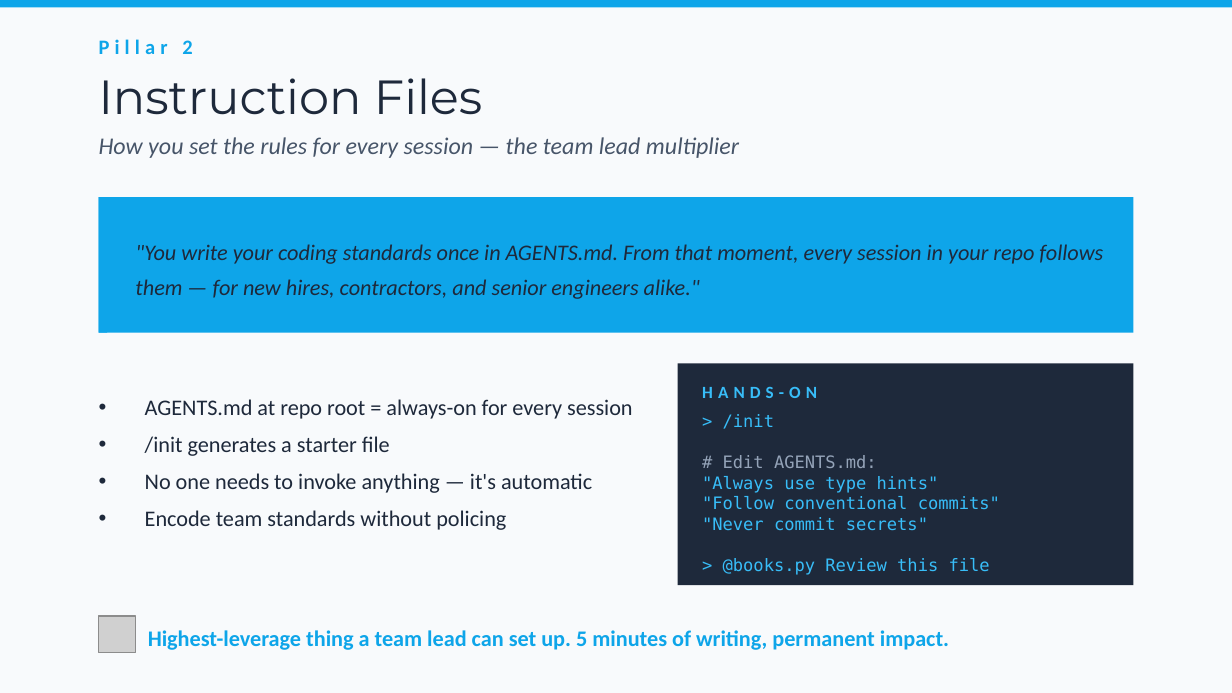
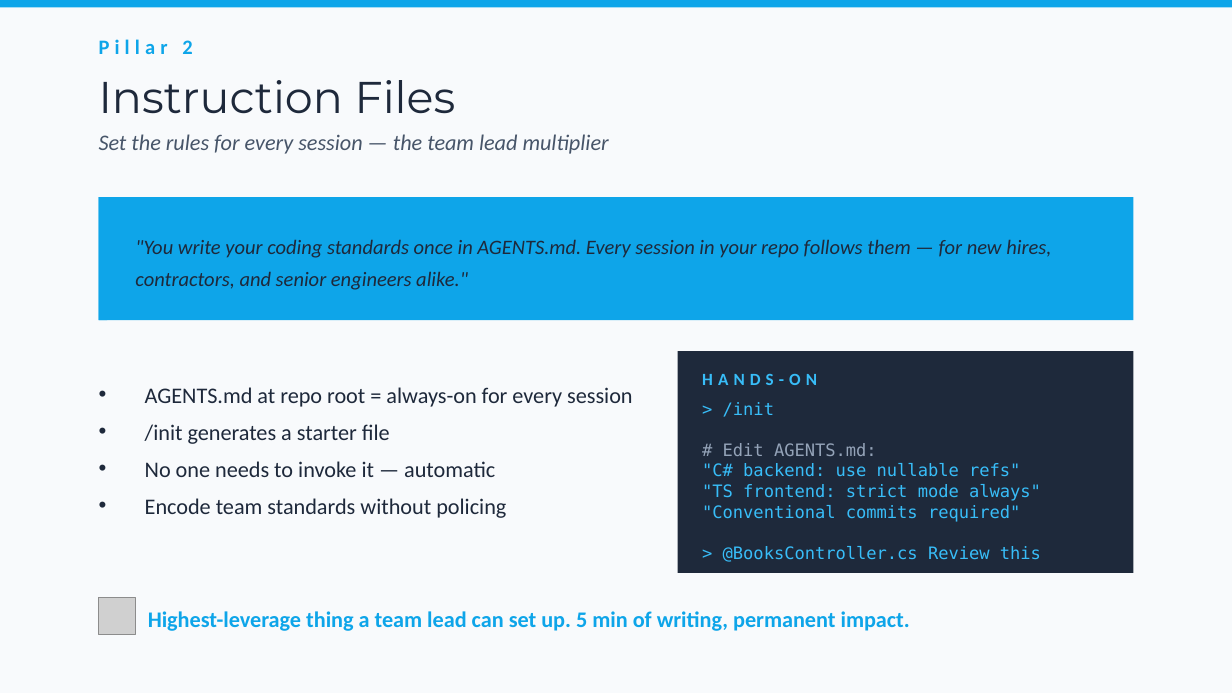
Before and after one commit to bubuding0809/copilot-cli-for-beginners, a slide deck: slide 7 of WORKSHOP-PRESENTATION.pptx (slide 8 before the commit). Drawn at 1232x693 pixels with LibreOffice and Linux fonts; fonts in the diff are those of the drawing; grey boxes stand for pictures. Boxes give left, top, right and bottom in pixels: in the first picture for what was removed or moved away, otherwise in the second. Text is boxed around its words. In the diff, an @@ line names an element or a change of style, - is before the commit and + after.

```diff
--- a/WORKSHOP-PRESENTATION.pptx
+++ b/WORKSHOP-PRESENTATION.pptx
@@ text "Instruction Files" at [99, 80, 456, 114]: size 28 to 26 pt @@
@@ text at [99, 134, 609, 154]: text changed; size 14 to 13 pt @@
-How you set the rules for every session — the team lead multiplier
+Set the rules for every session — the team lead multiplier
@@ rectangle: place and size @@
-rectangle at [99, 197, 1133, 333]
+rectangle at [99, 197, 1133, 320]
@@ rectangle: place and size @@
-rectangle at [99, 197, 107, 333]
+rectangle at [99, 197, 107, 320]
@@ text at [135, 239, 1051, 290]: text changed; size 13 to 12 pt @@
-"You write your coding standards once in AGENTS.md. From that moment, every session in your repo follows them — for new hires, contractors, and senior engineers alike."
+"You write your coding standards once in AGENTS.md. Every session in your repo follows them — for new hires, contractors, and senior engineers alike."
@@ text "AGENTS.md at repo root = ...": place and size @@
-text "AGENTS.md at repo root = ..." at [145, 399, 633, 530]
+text "AGENTS.md at repo root = ..." at [145, 387, 633, 518]
@@ rectangle: place and size @@
-rectangle at [678, 363, 1133, 585]
+rectangle at [678, 351, 1133, 573]
@@ text "HANDS-ON": place and size @@
-text "HANDS-ON" at [702, 387, 817, 398]
+text "HANDS-ON" at [702, 374, 817, 385]
@@ text "> /init": place and size @@
-text "> /init" at [702, 414, 1000, 575]
+text "> /init" at [702, 402, 1041, 562]
@@ text at [145, 461, 495, 477]: text changed @@
-• No one needs to invoke anything — it's automatic
+• No one needs to invoke it — automatic
@@ text at [702, 463, 1041, 562]: text changed @@
-"Always use type hints"
-"Follow conventional commits"
-"Never commit secrets"
-> @books.py Review this file
+"C# backend: use nullable refs"
+"TS frontend: strict mode always"
+"Conventional commits required"
+> @BooksController.cs Review this
@@ picture: place and size @@
-picture at [99, 616, 136, 653]
+picture at [99, 598, 136, 634]
@@ text at [148, 611, 910, 631]: text changed @@
-Highest-leverage thing a team lead can set up. 5 minutes of writing, permanent impact.
+Highest-leverage thing a team lead can set up. 5 min of writing, permanent impact.
```
Also in this commit, not shown: 9 other slides changed, 11 slides added, 5 slides removed, 1 other file.
